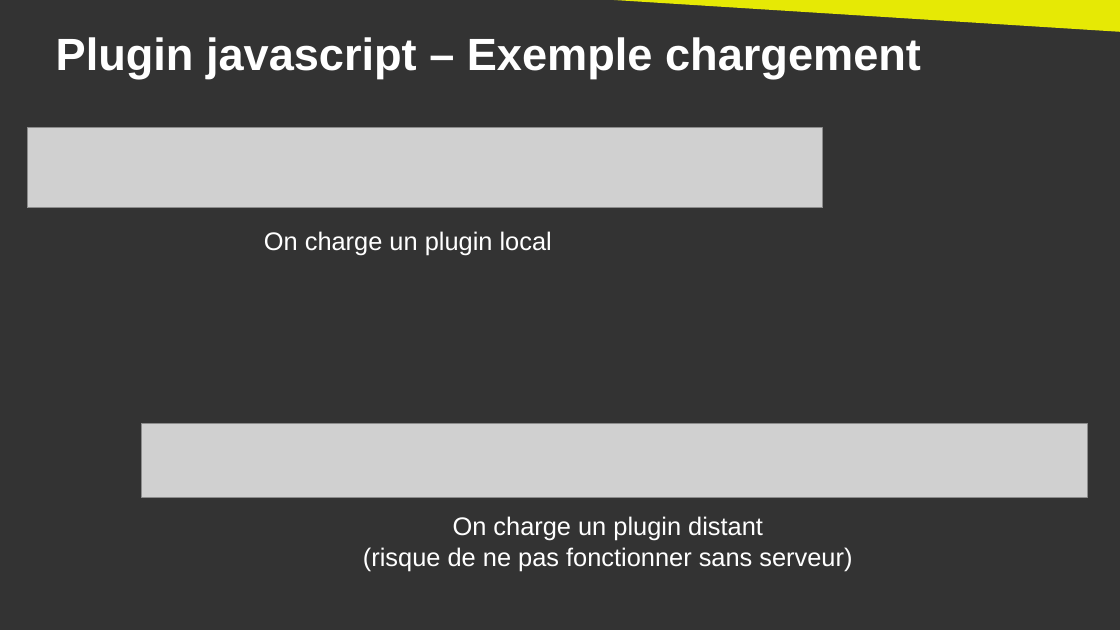
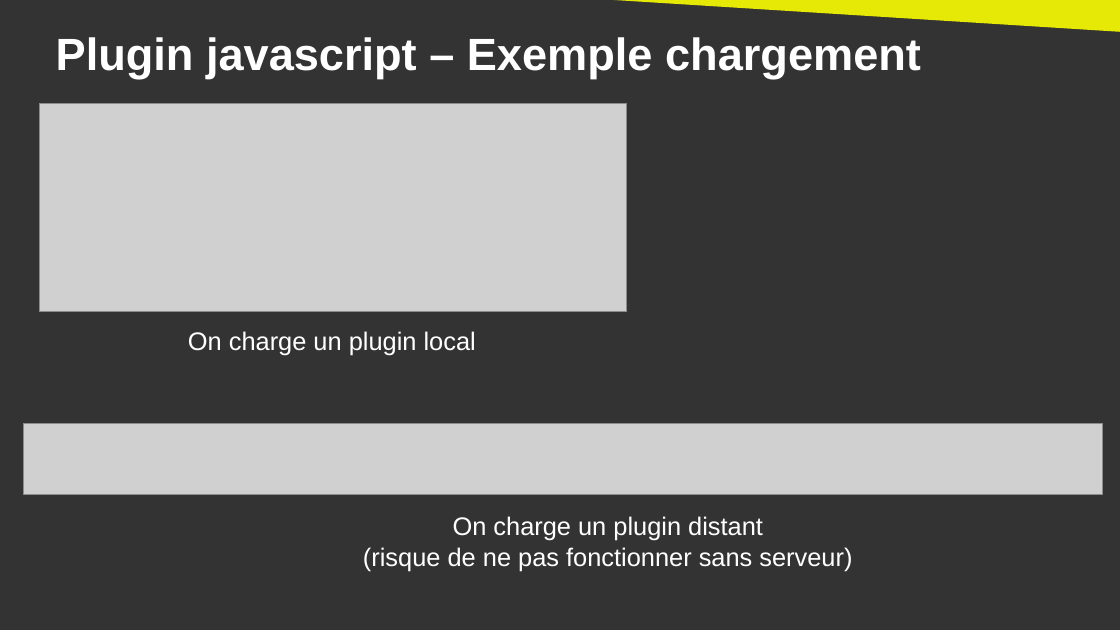
Before and after one commit to DanYellow/cours, a slide deck: slide 5 of integration-web-s3/travaux-pratiques/numero-3/presentation.odp. Drawn at 1120x630 pixels with LibreOffice and Linux fonts; fonts in the diff are those of the drawing; grey boxes stand for pictures. Boxes give left, top, right and bottom in pixels: in the first picture for what was removed or moved away, otherwise in the second. Text is boxed around its words. In the diff, an @@ line names an element or a change of style, - is before the commit and + after.

```diff
--- a/integration-web-s3/travaux-pratiques/numero-3/presentation.odp
+++ b/integration-web-s3/travaux-pratiques/numero-3/presentation.odp
@@ picture: place and size @@
-picture at (27, 128, 823, 208)
+picture at (40, 104, 627, 312)
@@ text "On charge un plugin local": place and size @@
-text "On charge un plugin local" at (264, 231, 552, 255)
+text "On charge un plugin local" at (188, 331, 476, 355)
@@ picture: place and size @@
-picture at (141, 424, 1088, 497)
+picture at (24, 424, 1104, 495)
```
Also in this commit, not shown: 1 other slide changed, 1 slide added, 1 other file.
